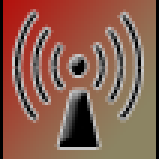
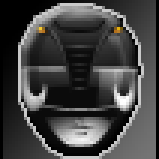
Revision of a layered 159 x 159 image; what changed, layer by layer:
hid "Layer 27" over bbox(15, 12, 141, 147)
added layer "Layer 42" above "Layer 41" over bbox(21, 6, 141, 156)
added layer "Rectangle 1 copy 7" above "Rectangle 1 copy 6" over bbox(3, 0, 156, 159)
hid "Rectangle 1 copy 2" over bbox(3, 0, 156, 159)
